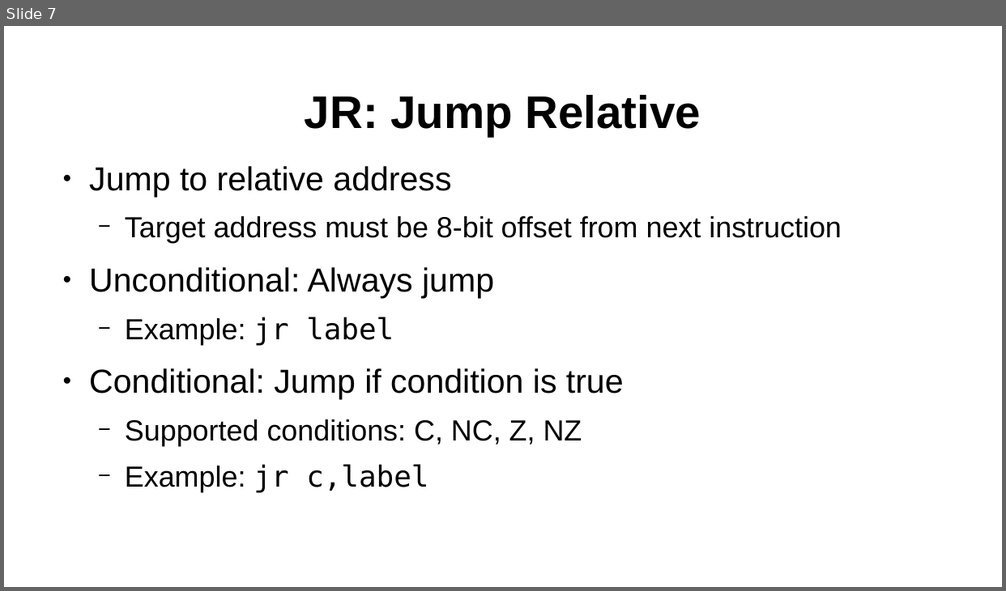
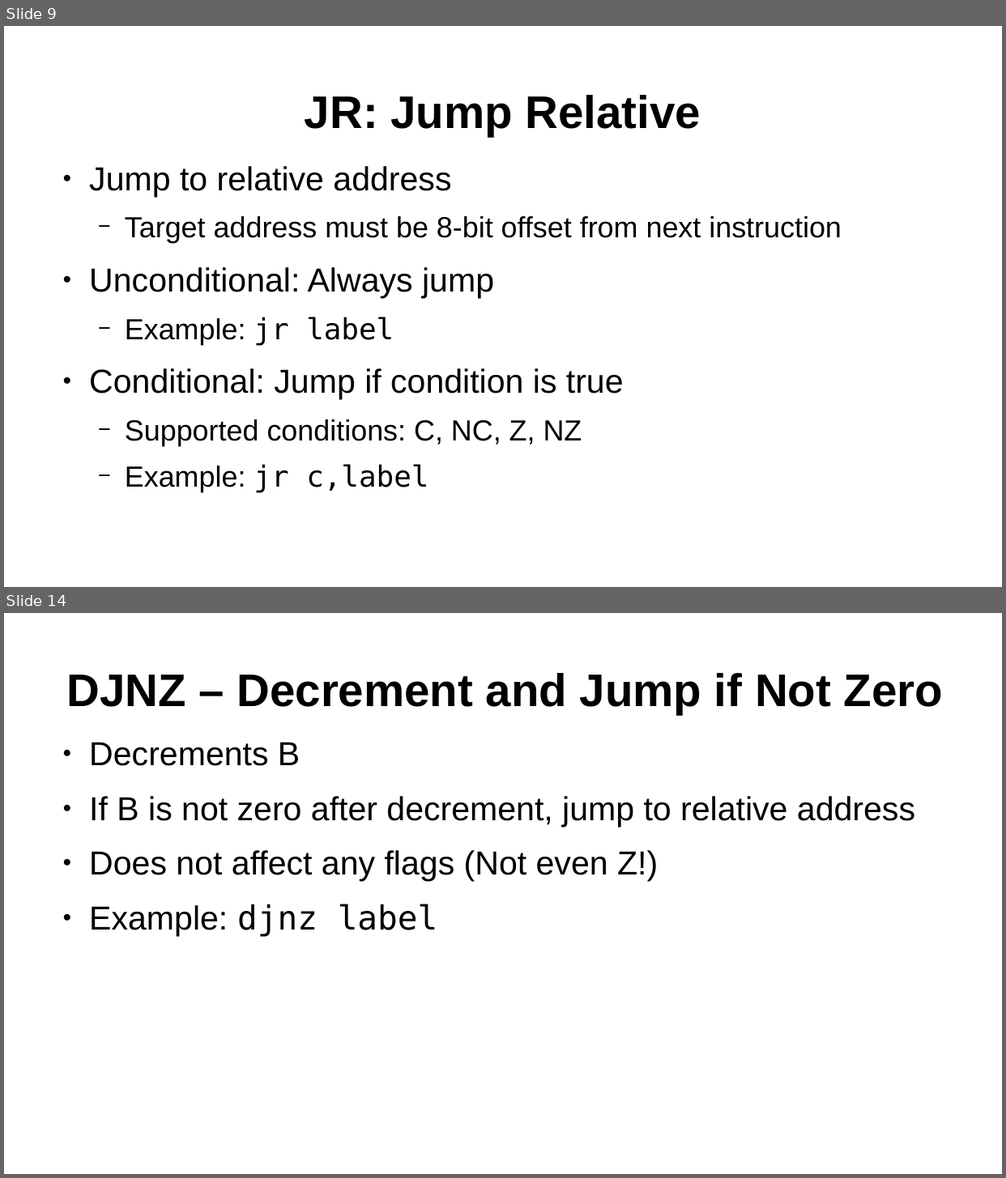
Before and after one commit to SlithyMatt/zxs-assembly-tutorial, a slide deck: Lesson4/Lesson4.odp. Shown one above the other, each under a label of ours: slide 7 before the commit, slides 9 and 14 after it; the slides between them are not shown. The pictures are 1006x591 and 1006x1178 pixels, drawn with LibreOffice and Linux fonts; fonts in the diff are those of the drawing. Boxes give left, top, right and bottom in pixels: in the first picture for what was removed or moved away, otherwise in the second. Text is boxed around its words. In the diff, an @@ line names an element or a change of style, - is before the commit and + after.

```diff
--- a/Lesson4/Lesson4.odp
+++ b/Lesson4/Lesson4.odp
@@ slide 14 added at (x1=4, y1=613, x2=1002, y2=1174), background #FFFFFF @@
@@ title added at (x1=66, y1=673, x2=943, y2=714), 44 pt, text #000000, bold @@
+DJNZ – Decrement and Jump if Not Zero
@@ text added at (x1=89, y1=742, x2=915, y2=937), 32 pt, text #000000 @@
+● Decrements B
+● If B is not zero after decrement, jump to relative address
+● Does not affect any flags (Not even Z!)
+● Example: djnz label
@@ what was slide 7 is now slide 9 @@
```
Also in this commit, not shown: 1 slide changed, 5 other slides added, 12 slides removed, 2 other files.
